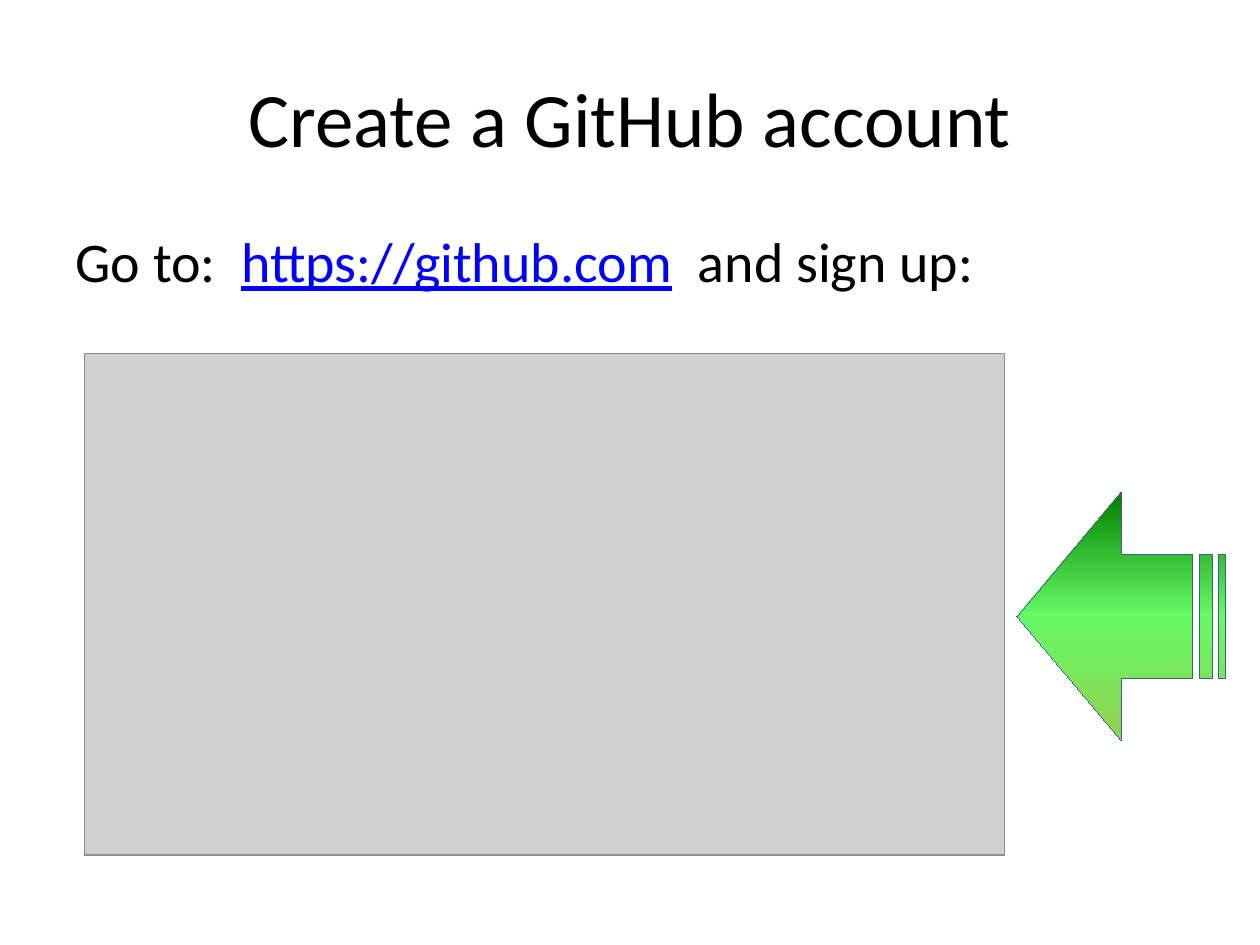
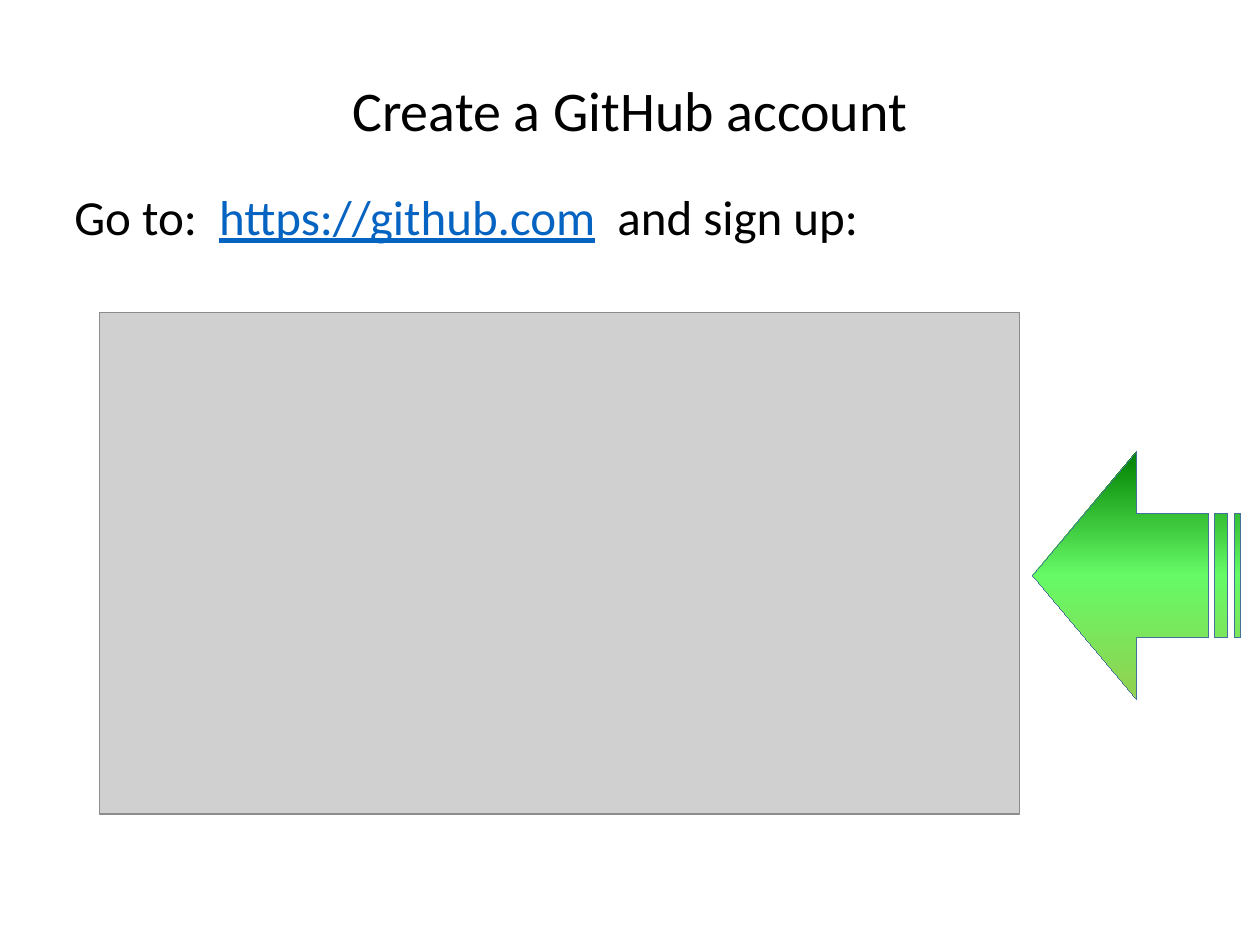
Before and after one commit to ncasuk/ncas-isc, a slide deck: slide 8 of shell/presentations/01_git1.pptx. Drawn at 1260x945 pixels with LibreOffice and Linux fonts; fonts in the diff are those of the drawing; grey boxes stand for pictures; background and template pictures are left out. Boxes give left, top, right and bottom in pixels: in the first picture for what was removed or moved away, otherwise in the second. Text is boxed around its words. In the diff, an @@ line names an element or a change of style, - is before the commit and + after.

```diff
--- a/shell/presentations/01_git1.pptx
+++ b/shell/presentations/01_git1.pptx
@@ title "Create a GitHub account": place and size @@
-title "Create a GitHub account" at [248, 93, 1011, 148]
+title "Create a GitHub account" at [352, 92, 907, 132]
@@ title "Create a GitHub account" at [352, 92, 907, 132]: size 44 to 32 pt; line spacing 1 to 0.9 @@
@@ text "Go to: https://github.com and sign ...": place and size @@
-text "Go to: https://github.com and sign ..." at [76, 243, 973, 292]
+text "Go to: https://github.com and sign ..." at [74, 201, 857, 244]
@@ text "Go to: https://github.com and sign ..." at [74, 201, 857, 244]: size 32 to 28 pt; text colour #0000FF to #0563C1 in "https://github.com"; line spacing 1 to 0.9; more space between paragraphs @@
@@ picture: place and size @@
-picture at [84, 354, 1004, 856]
+picture at [100, 312, 1019, 814]
@@ striped right arrow: place and size @@
-striped right arrow at [1017, 493, 1225, 741]
+striped right arrow at [1032, 451, 1240, 699]
@@ striped right arrow at [1032, 451, 1240, 699]: outline #3A5F8C 0 pt to #43739E 0 pt @@
```
Also in this commit, not shown: 12 other slides changed, 4 other files.
